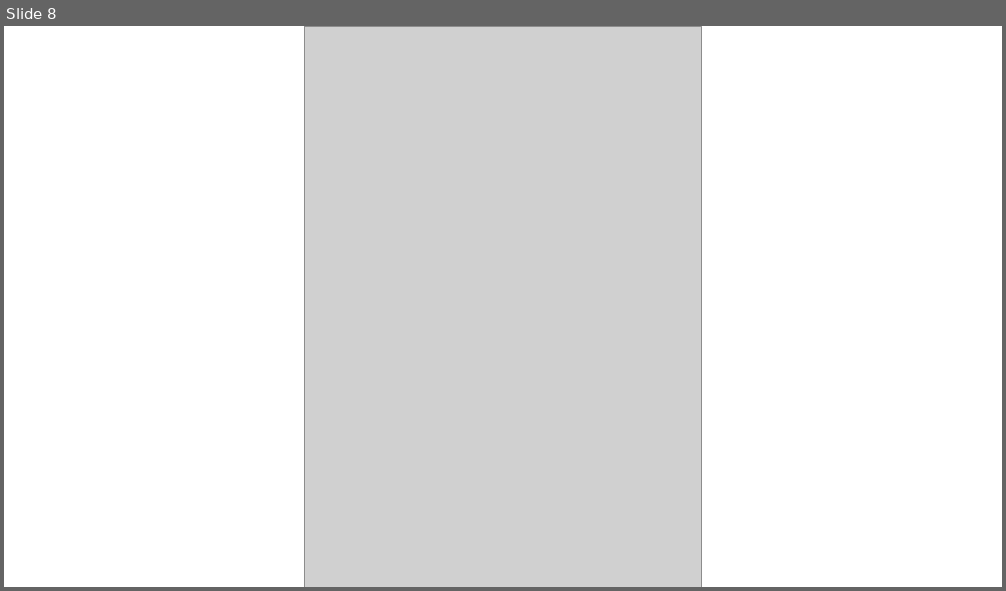
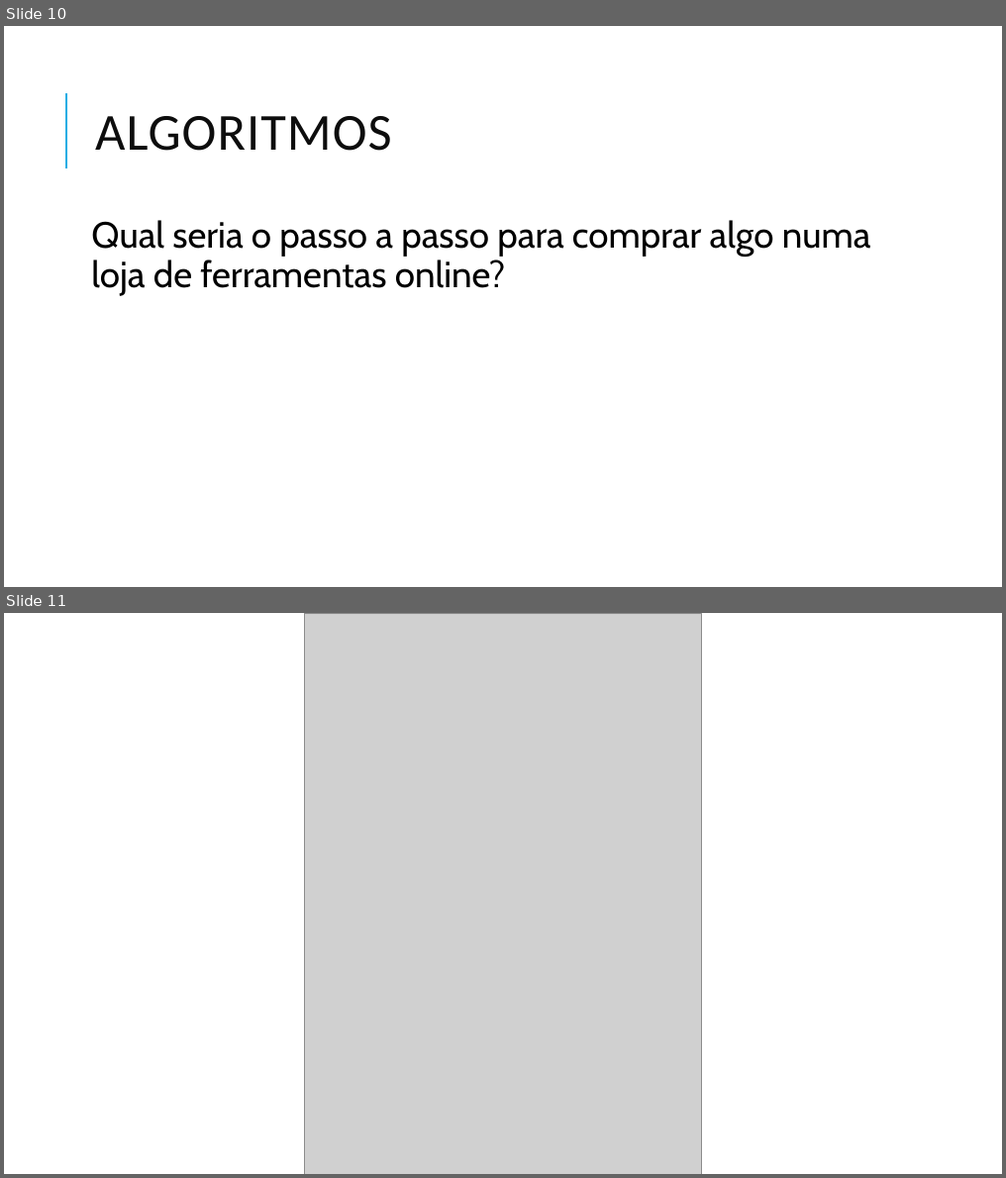
Before and after one commit to danhpaiva/una-teach-mca-202602, a slide deck: slide/teorica/01/01.raciocinio_logico_alg.pptx. Shown one above the other, each under a label of ours: slide 8 before the commit, slides 10 and 11 after it. The pictures are 1006x591 and 1006x1178 pixels, drawn with LibreOffice and Linux fonts; fonts in the diff are those of the drawing; grey boxes stand for pictures. Boxes give left, top, right and bottom in pixels: in the first picture for what was removed or moved away, otherwise in the second. Text is boxed around its words. In the diff, an @@ line names an element or a change of style, - is before the commit and + after.

```diff
--- a/slide/teorica/01/01.raciocinio_logico_alg.pptx
+++ b/slide/teorica/01/01.raciocinio_logico_alg.pptx
@@ slide 10 added at [4,26,1002,587], background #FFFFFF @@
@@ line added from (66, 169) to (66, 93), #1CADE4 1.5 pt @@
@@ title added at [95,116,391,151], 50 pt, text #0D0D0D @@
+ALGORITMOS
@@ text added at [91,220,871,296], 35 pt, text #000000 @@
+Qual seria o passo a passo para comprar algo numa loja de ferramentas online?
@@ what was slide 8 is now slide 11 @@
```
Also in this commit, not shown: 4 slides changed, 2 other slides added, 1 other file.
